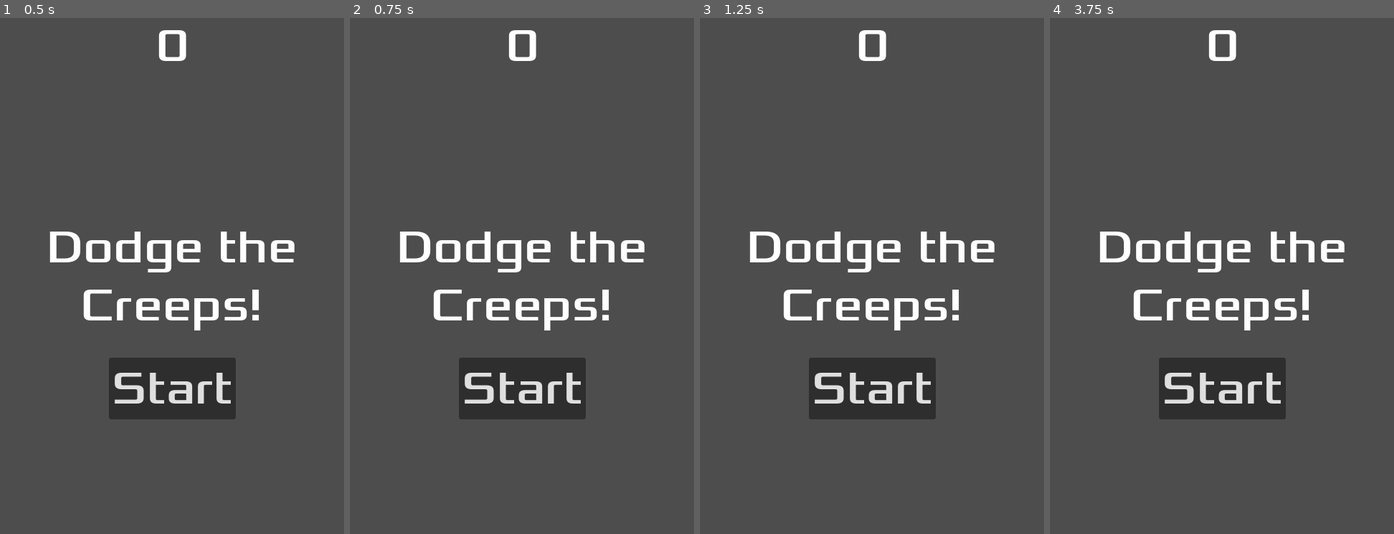
Above: before the commit, frames 1-4 (left to right).
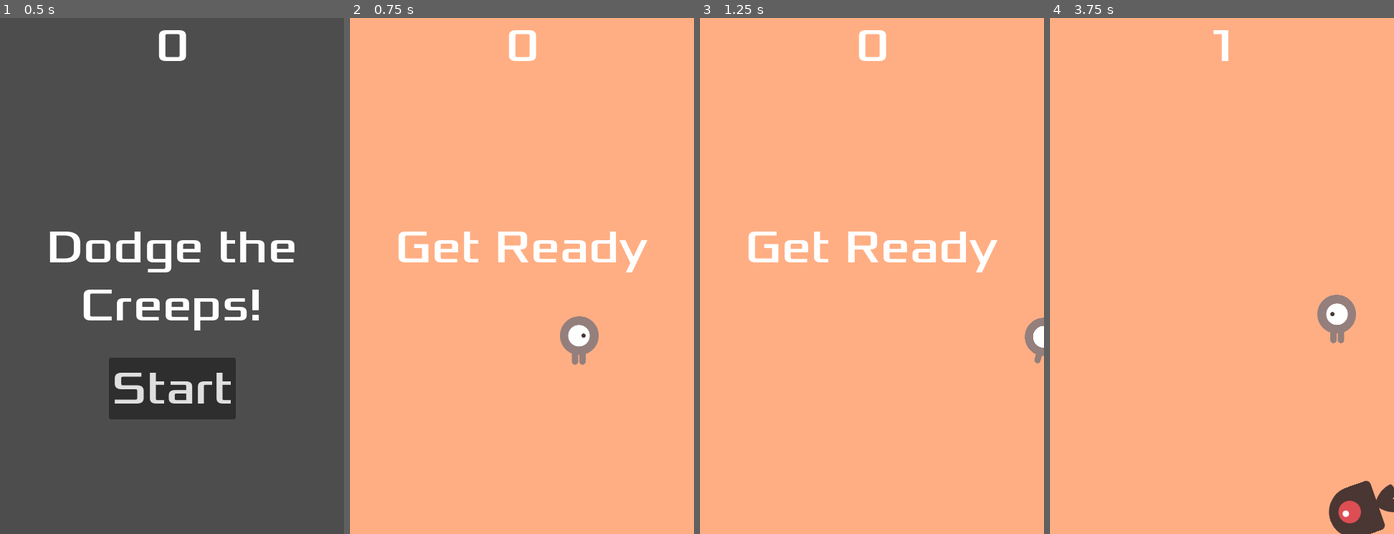
Above: after the commit, the same moments.

Repository: qbaucellsd/DodgeTheCreeps
Game: Godot game, scene res://main.tscn
Two runs of this game, one before a commit and one after it. Both use one fixed random seed, a clock stepped at 60 frames per second and the inputs below.
Inputs:
- Up to frame 1 (0.5 s): no input
- Up to frame 2 (0.75 s): tap Enter (start_game, bound only after the commit) at 0.5, 0.6 s; hold Right (move_right) from 0.53 s (still down)
- Up to frame 3 (1.25 s): keep holding Right (move_right)
- Up to frame 4 (3.75 s): release Right (move_right) at 1.28 s; hold Down (move_down) 1.28-2.03 s; tap Enter (start_game, bound only after the commit) every 0.75 s from 1.35 to 3.6 s; hold Right (move_right) 2.03-2.78 s; hold Up (move_up) 2.78-3.53 s; hold Left (move_left) from 3.53 s (still down)

Frame 1 is identical in both runs. In frame 2, 99% of the frame differs, in the area x 0-100%, y 0-100%; in frame 3, 99%; in frame 4, 100%.

Commit message:
Commit20
[COMMIT] Última versió.

Diff:
--- a/ex-5.dodge-the-creep/hud.tscn
+++ b/ex-5.dodge-the-creep/hud.tscn
@@ -1,7 +1,13 @@
-[gd_scene load_steps=3 format=3 uid="uid://dtfgg60wdrldt"]
+[gd_scene load_steps=5 format=3 uid="uid://dtfgg60wdrldt"]
 
 [ext_resource type="Script" uid="uid://dnmqnthmh0kr7" path="res://hud.gd" id="1_64ctp"]
 [ext_resource type="FontFile" uid="uid://hj5653jy3o7v" path="res://assets/dodge_assets/fonts/Xolonium-Regular.ttf" id="2_8sq4i"]
+
+[sub_resource type="InputEventAction" id="InputEventAction_64ctp"]
+action = &"start_game"
+
+[sub_resource type="Shortcut" id="Shortcut_8sq4i"]
+events = [SubResource("InputEventAction_64ctp")]
 
 [node name="HUD" type="CanvasLayer"]
 script = ExtResource("1_64ctp")
@@ -46,6 +52,7 @@
 grow_vertical = 0
 theme_override_fonts/font = ExtResource("2_8sq4i")
 theme_override_font_sizes/font_size = 64
+shortcut = SubResource("Shortcut_8sq4i")
 text = "Start"
 
 [node name="MessageTimer" type="Timer" parent="."]
--- a/ex-5.dodge-the-creep/project.godot
+++ b/ex-5.dodge-the-creep/project.godot
@@ -43,3 +43,8 @@
 "events": [Object(InputEventKey,"resource_local_to_scene":false,"resource_name":"","device":-1,"window_id":0,"alt_press …(195 unchanged characters)…
 ]
 }
+start_game={
+"deadzone": 0.2,
+"events": [Object(InputEventKey,"resource_local_to_scene":false,"resource_name":"","device":-1,"window_id":0,"alt_pressed":false,"shift_pressed":false,"ctrl_pressed":false,"meta_pressed":false,"pressed":false,"keycode":0,"physical_keycode":4194309,"key_label":0,"unicode":0,"location":0,"echo":false,"script":null)
+]
+}
